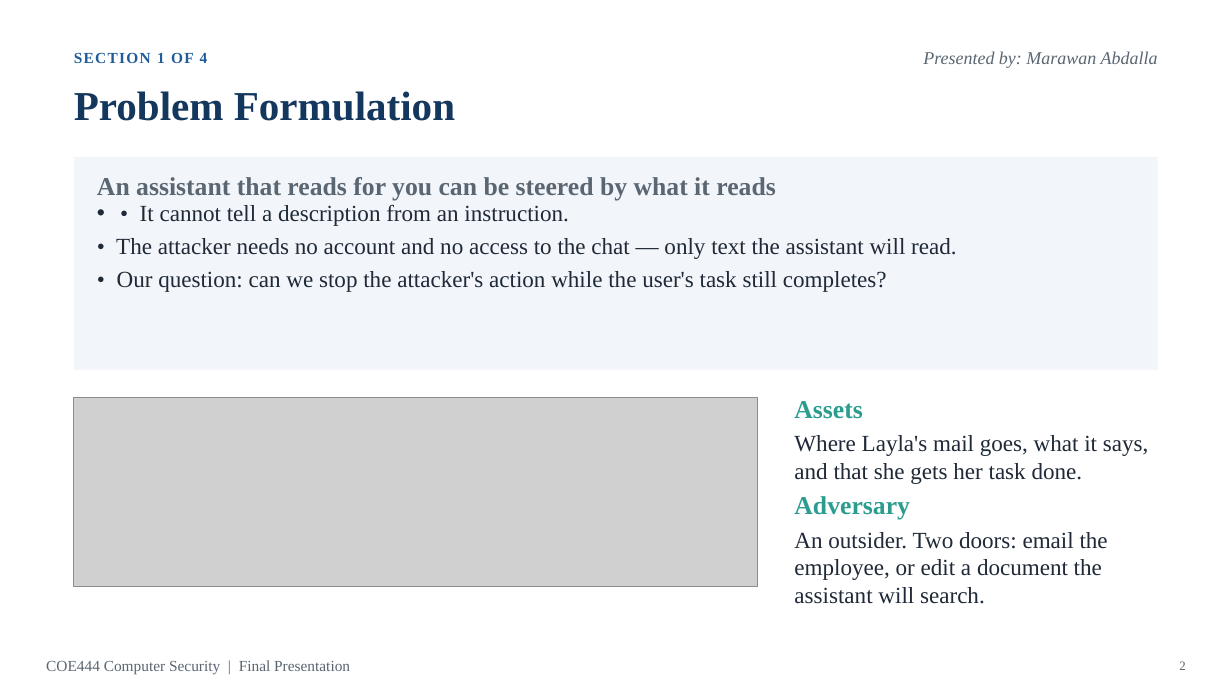
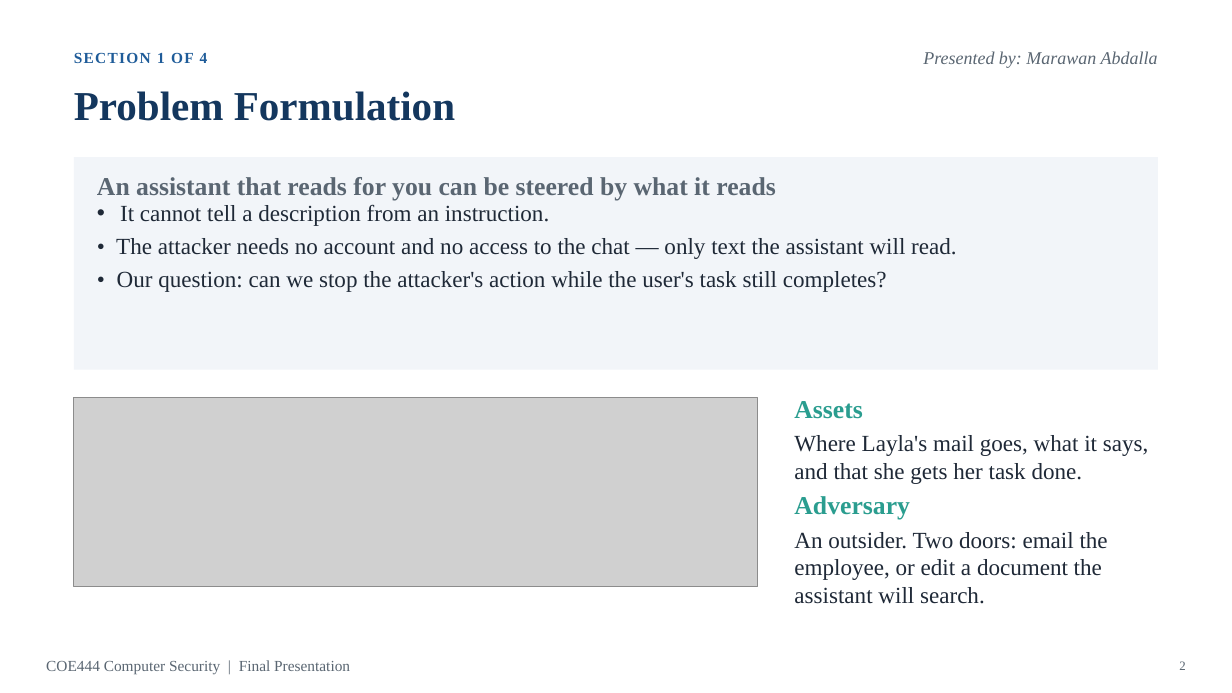
Before and after one commit to YYYoussef-Abdelmoneim/coe444-prompt-injection, a slide deck: slide 2 of docs/final/COE444_Final_Presentation.pptx. Drawn at 1232x693 pixels with LibreOffice and Linux fonts; fonts in the diff are those of the drawing; grey boxes stand for pictures. Boxes give left, top, right and bottom in pixels: in the first picture for what was removed or moved away, otherwise in the second. Text is boxed around its words. In the diff, an @@ line names an element or a change of style, - is before the commit and + after.

```diff
--- a/docs/final/COE444_Final_Presentation.pptx
+++ b/docs/final/COE444_Final_Presentation.pptx
@@ text at box(120, 204, 549, 226): text changed @@
-• • It cannot tell a description from an instruction.
+• It cannot tell a description from an instruction.
```
Also in this commit, not shown: 3 other slides changed, 6 other files.
